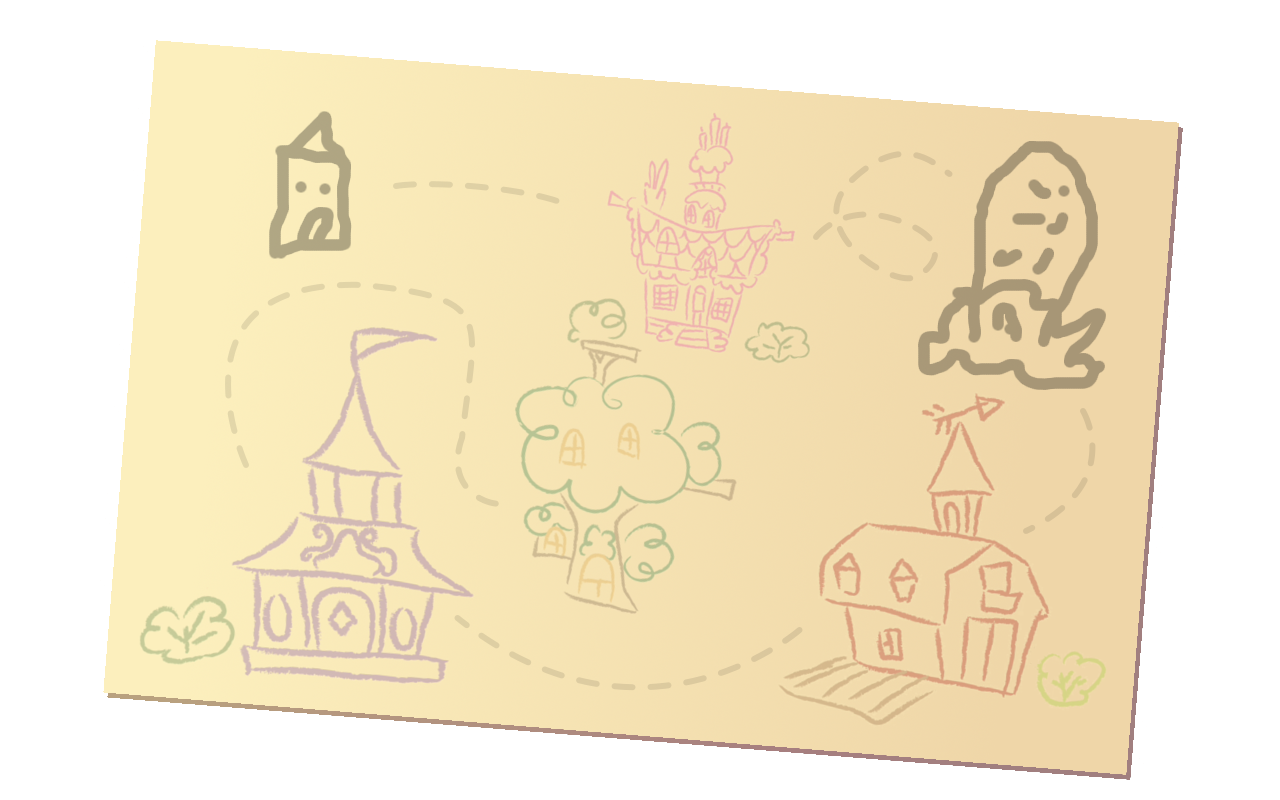
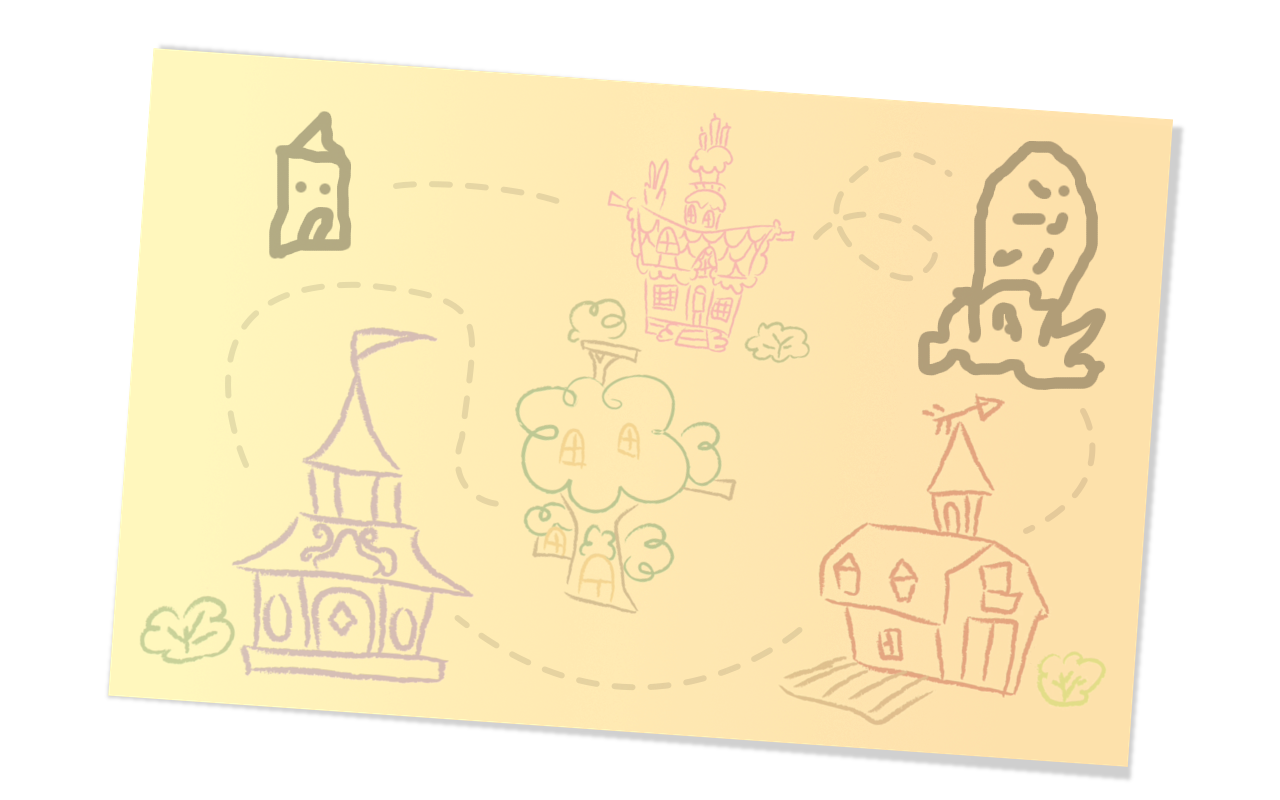
Layer changes from the first 1280×800 image to the second:
painted on "kopia: Nowa warstwa" over [100, 40, 1186, 775]
"Nowa warstwa": opacity 50% → 20%, painted on it over [103, 41, 1186, 783]
